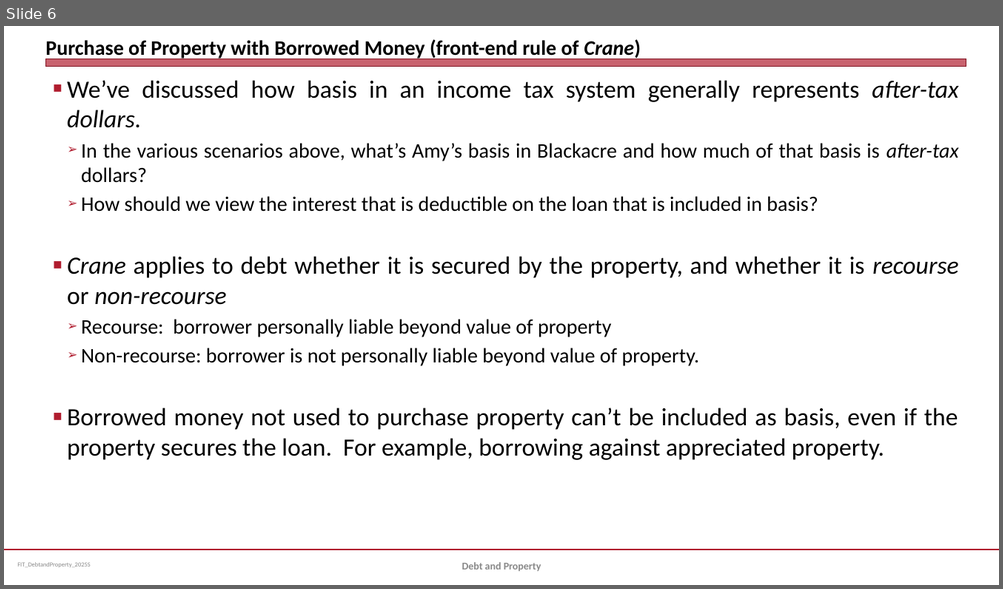
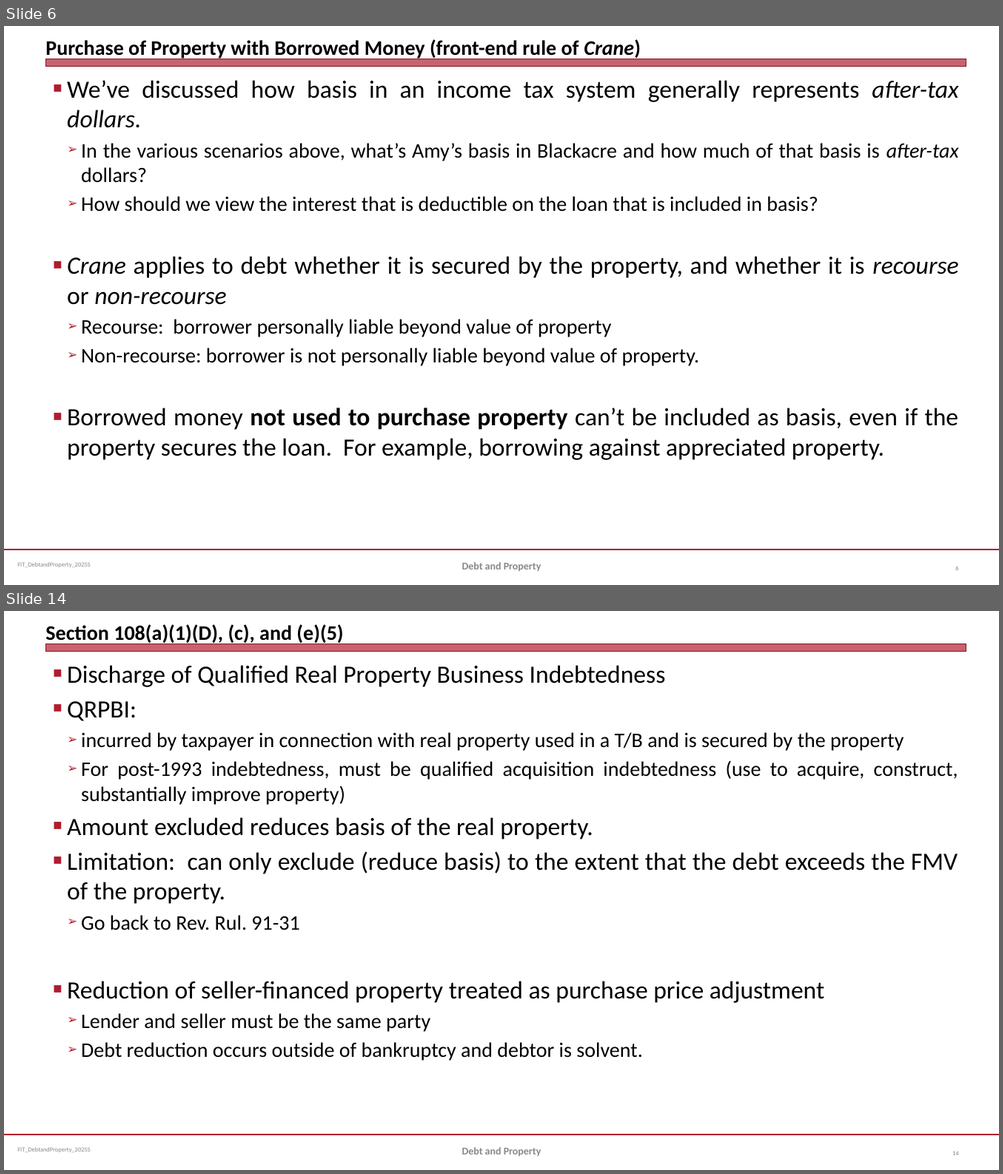
Before and after one commit to jmc877/Fed-Income-Tax, a slide deck: slides/FIT_DebtandProperty_2025S.pptx. Shown one above the other, each under a label of ours: slide 6 before the commit, slides 6 and 14 after it; the slides between them are not shown. The pictures are 1003x589 and 1003x1174 pixels, drawn with LibreOffice and Linux fonts; fonts in the diff are those of the drawing. Boxes give left, top, right and bottom in pixels: in the first picture for what was removed or moved away, otherwise in the second. Text is boxed around its words. In the diff, an @@ line names an element or a change of style, - is before the commit and + after.

```diff
--- a/slides/FIT_DebtandProperty_2025S.pptx
+++ b/slides/FIT_DebtandProperty_2025S.pptx
@@ slide 14 added at [4, 611, 999, 1170], background #FFFFFF; not listed: 3 template elements that a slide beside it also shows @@
@@ title added at [45, 624, 343, 645], 20 pt, text #000000, bold @@
+Section 108(a)(1)(D), (c), and (e)(5)
@@ text added at [67, 665, 958, 1061], 20 pt, text #000000 @@
+■ Discharge of Qualified Real Property Business Indebtedness
+■ QRPBI:
+  ➢ incurred by taxpayer in connection with real property used in a T/B and is secured by the property
+  ➢ For post-1993 indebtedness, must be qualified acquisition indebtedness (use to acquire, construct, substantially improve property)
+■ Amount excluded reduces basis of the real property.
+■ Limitation: can only exclude (reduce basis) to the extent that the debt exceeds the FMV of the property.
+  ➢ Go back to Rev. Rul. 91-31
+■ Reduction of seller-financed property treated as purchase price adjustment
+  ➢ Lender and seller must be the same party
+  ➢ Debt reduction occurs outside of bankruptcy and debtor is solvent.
@@ text added at [462, 1147, 541, 1156], 10 pt, text #898989, bold @@
+Debt and Property
@@ page number added at [952, 1151, 959, 1156], 6 pt, text #808080 @@
+14
@@ slide 6 changed as well @@
@@ text at [67, 408, 959, 460]: bold on in "not used to purchase property" @@
@@ page number added at [955, 566, 958, 571], 6 pt, text #808080 @@
+6
```
Also in this commit, not shown: 5 other slides changed, 7 other slides added.
